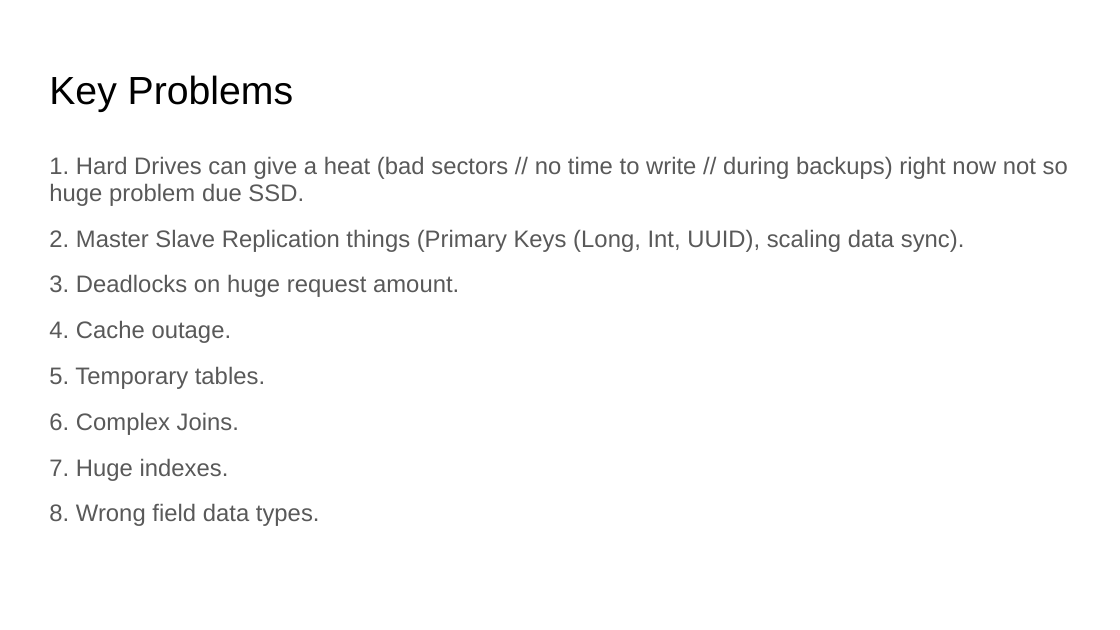
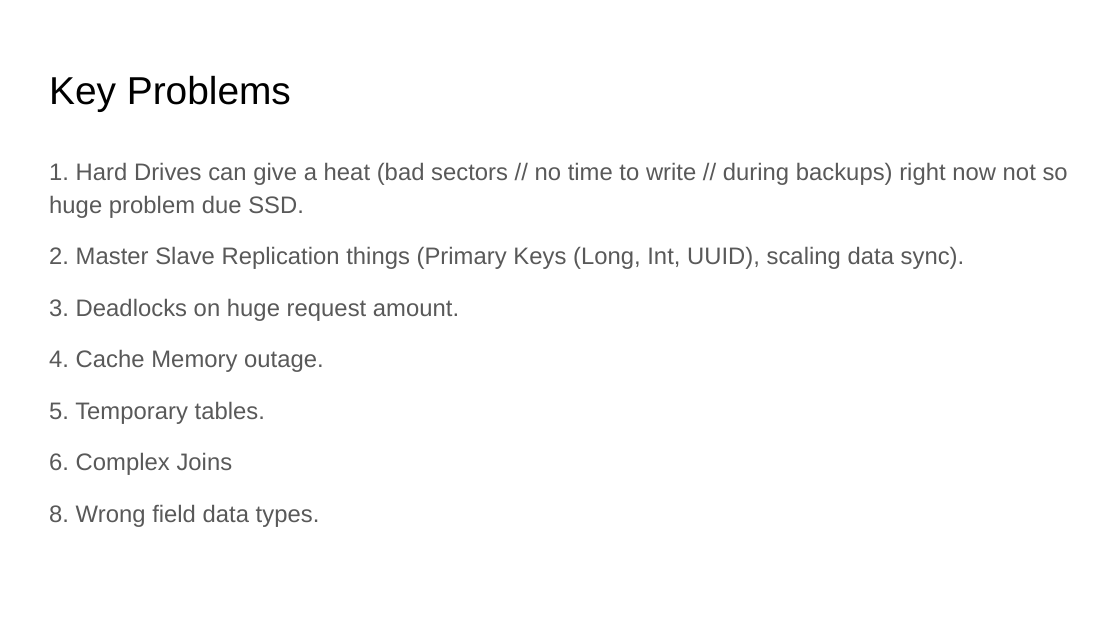
Before and after one commit to Neznajki/devclub-high-load-db, a slide deck: slide 6 of High Load System DB.pptx. Drawn at 1120x630 pixels with LibreOffice and Linux fonts; fonts in the diff are those of the drawing. Boxes give left, top, right and bottom in pixels: in the first picture for what was removed or moved away, otherwise in the second. Text is boxed around its words. In the diff, an @@ line names an element or a change of style, - is before the commit and + after.

```diff
--- a/High Load System DB.pptx
+++ b/High Load System DB.pptx
@@ text "Key Problems" at bbox=[49, 75, 291, 111]: size 25.2 to 25 pt @@
@@ text at bbox=[49, 162, 1068, 527]: line spacing 0.95 to 1.15 @@
@@ text at bbox=[49, 349, 324, 372]: text changed @@
-4. Cache outage.
+4. Cache Memory outage.
@@ text at bbox=[49, 452, 233, 475]: text changed @@
-6. Complex Joins.
-7. Huge indexes.
+6. Complex Joins
```
Also in this commit, not shown: 14 other slides changed, 15 slides added, 5 slides removed, 1 other file.
